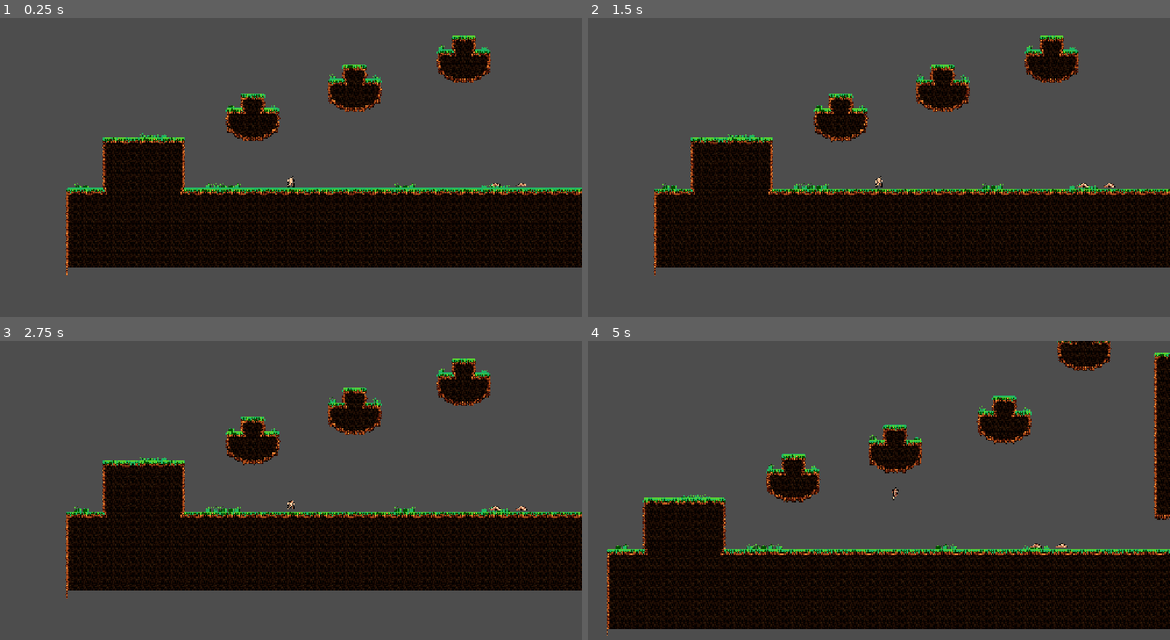
Above: before the commit, frames 1-4 (two rows, left to right).
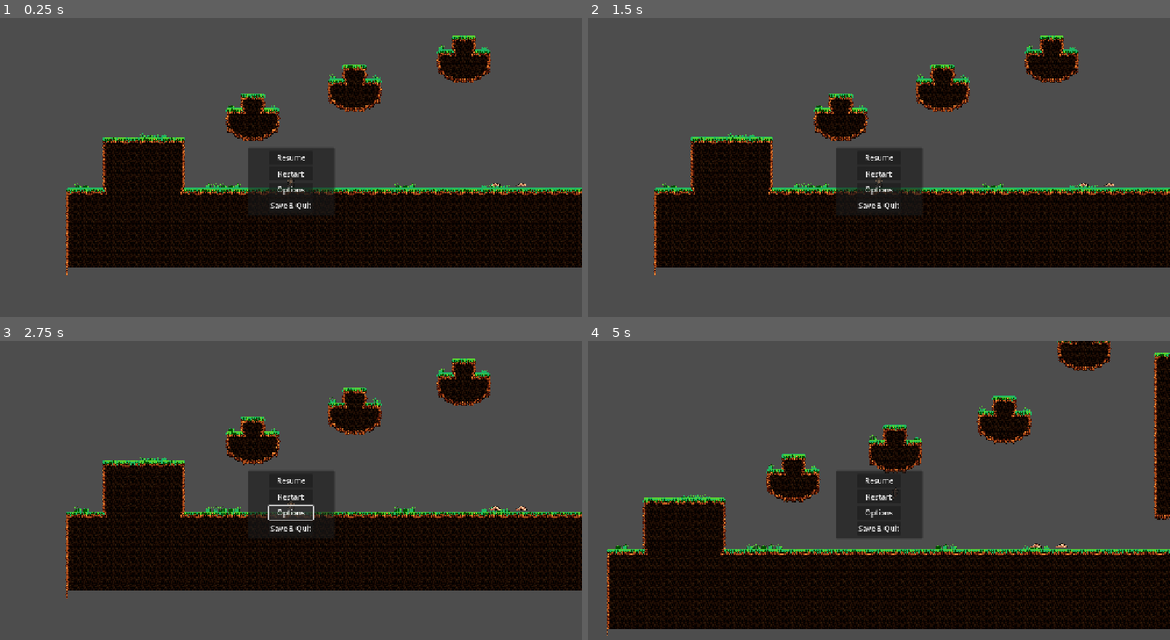
Above: after the commit, the same moments.

Repository: Hynkel65/game-jam-c-dawg
Game: Godot game, scene res://Scene/world.tscn
Same seed, same stepped clock (60 frames per second), same inputs: the game is played once before the commit and once after it.
Inputs (mouse positions are in pixels of both pictures, inside the frame that each line leads up to):
- Up to frame 1 (0.25 s): no input
- Up to frame 2 (1.5 s): click (879, 158) at 0.5 s, where only the run after the commit has a clickable "Resume"; click (879, 173) at 1.25 s, where only the run after the commit has a clickable "Restart"
- Up to frame 3 (2.75 s): click (291, 511) at 2 s, where only the run after the commit has a clickable "Options"
- Up to frame 4 (5 s): click (879, 496) at 2.75 s, where only the run after the commit has a clickable "Restart"; click (879, 496) at 3.5 s, where only the run after the commit has a clickable "Restart"; tap Enter at 4.25 s; hold D (move_right) from 4.28 s (still down); tap W (jump) at 4.52 s

The runs differ from the first frame. In frame 1, 2.3% of the frame differs, in the area x 42-58%, y 43-64%; in frame 2, 3.7%, in the area x 11-100%, y 6-86%; in frame 3, 2.3%; in frame 4, 3.2%.
Error after the commit: Invalid assignment of property or key 'visible' with value of type 'bool' on a base object of type 'null instance'. (res://Script/pause_menu.gd:6)

Commit message:
Update pause_menu.gd

Diff:
--- a/Script/pause_menu.gd
+++ b/Script/pause_menu.gd
@@ -1,18 +1,17 @@
 extends Control
 
-#@onready var pause_panel: PanelContainer = $PanelContainer
-@onready var pause_menu: Control = $"."
+@onready var panel_container: PanelContainer = $PanelContainer
 
 func _ready():
-	pause_menu.visible = false
+	panel_container.visible = false
 
 func resume():
 	get_tree().paused = false
-	pause_menu.visible = false
+	panel_container.visible = false
 
 func pause():
 	get_tree().paused = true
-	pause_menu.visible = true
+	panel_container.visible = true
 
 func pressesc():
 	if Input.is_action_just_pressed("Pause") and !get_tree().paused:
@@ -29,10 +28,9 @@
 
 func _on_options_pressed() -> void:
 	print("options")
-	$options.open()
 
 func _on_main_menu_pressed() -> void:
-	SaveManager.save_game()
+	print("return to main menu")
 	resume()
 	get_tree().change_scene_to_file("res://Scene/main_menu.tscn")
 
